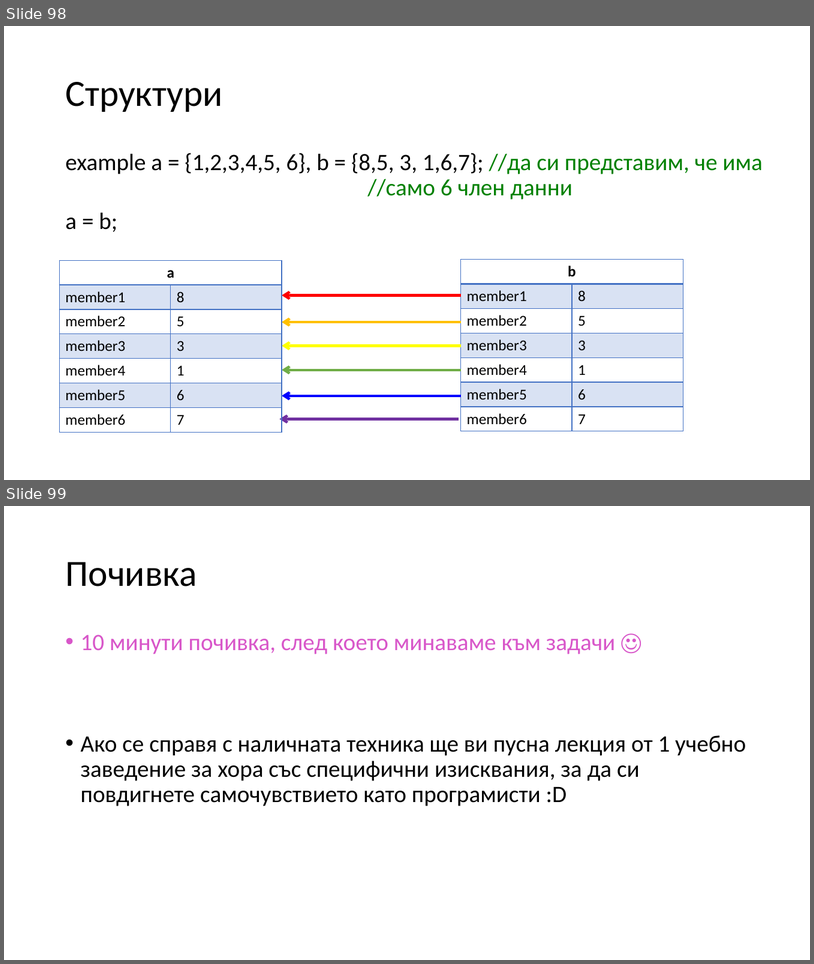
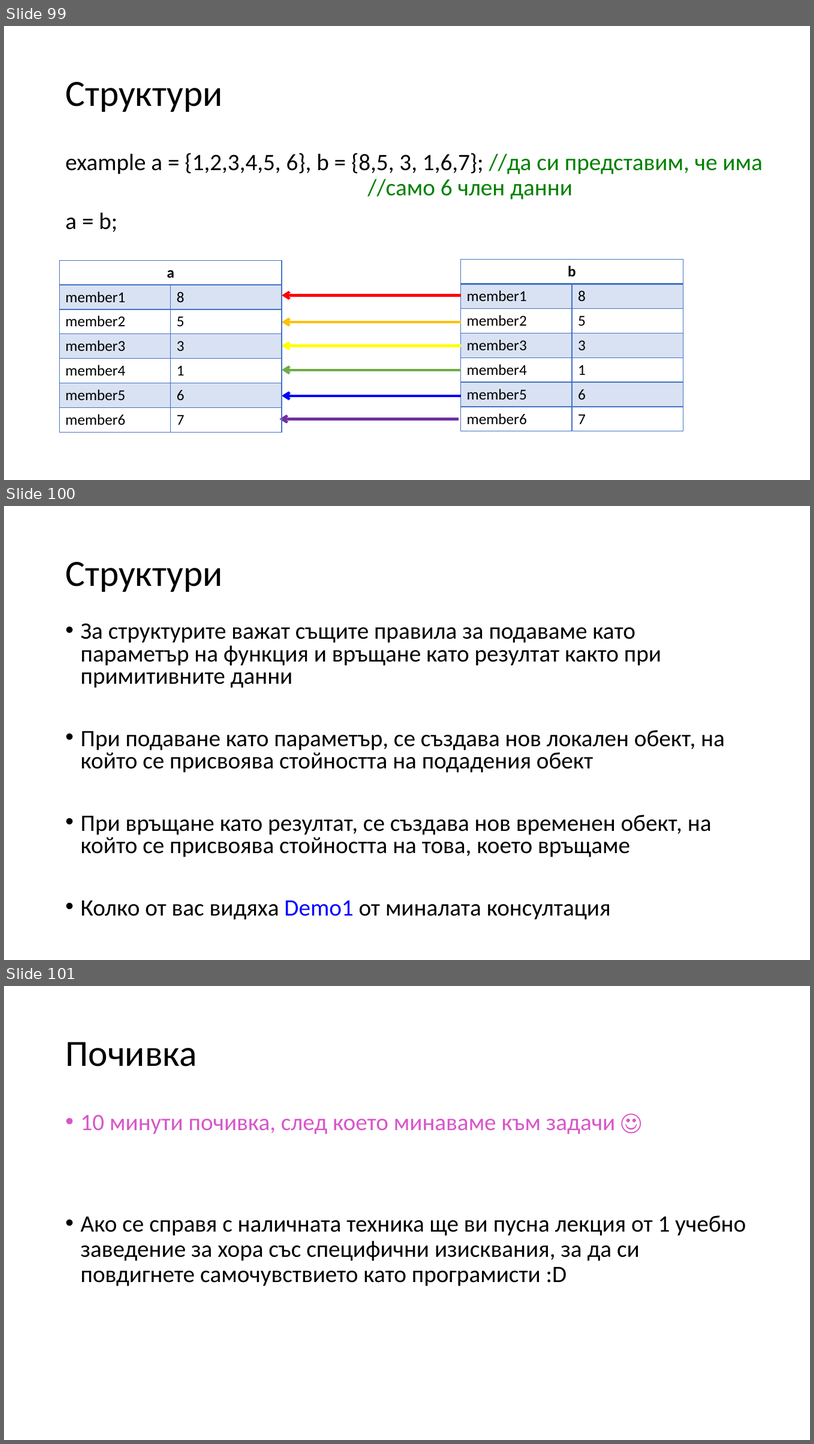
Before and after one commit to Mapmo/Uni-CPP, a slide deck: Introducing To Programming Materials/Consultation 3/Consultation3.pptx. Shown one above the other, each under a label of ours: slides 98 and 99 before the commit, slides 99, 100 and 101 after it. The pictures are 814x964 and 814x1444 pixels, drawn with LibreOffice and Linux fonts; fonts in the diff are those of the drawing. Boxes give left, top, right and bottom in pixels: in the first picture for what was removed or moved away, otherwise in the second. Text is boxed around its words. In the diff, an @@ line names an element or a change of style, - is before the commit and + after.

```diff
--- a/Introducing To Programming Materials/Consultation 3/Consultation3.pptx
+++ b/Introducing To Programming Materials/Consultation 3/Consultation3.pptx
@@ slide 100 added at [4,506,810,960], background #FFFFFF @@
@@ title added at [65,562,222,592], 44 pt, text #000000 @@
+Структури
@@ text added at [81,623,725,919], 28 pt, text #000000 @@
+• За структурите важат същите правила за подаваме като параметър на функция и връщане като резултат както при примитивните данни
+• При подаване като параметър, се създава нов локален обект, на който се присвоява стойността на подадения обект
+• При връщане като резултат, се създава нов временен обект, на който се присвоява стойността на това, което връщаме
+• Колко от вас видяха Demo1 от миналата консултация
@@ what was slide 98 is now slide 99 @@
@@ what was slide 99 is now slide 101 @@
```
Also in this commit, not shown: 3 slides changed, 1 other slide added.
